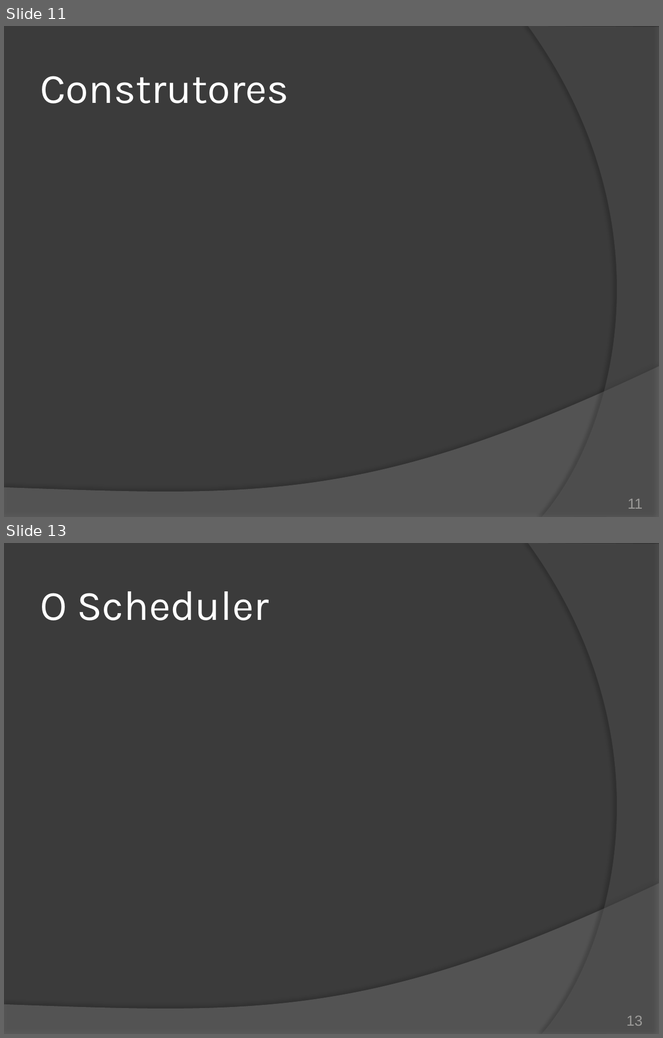
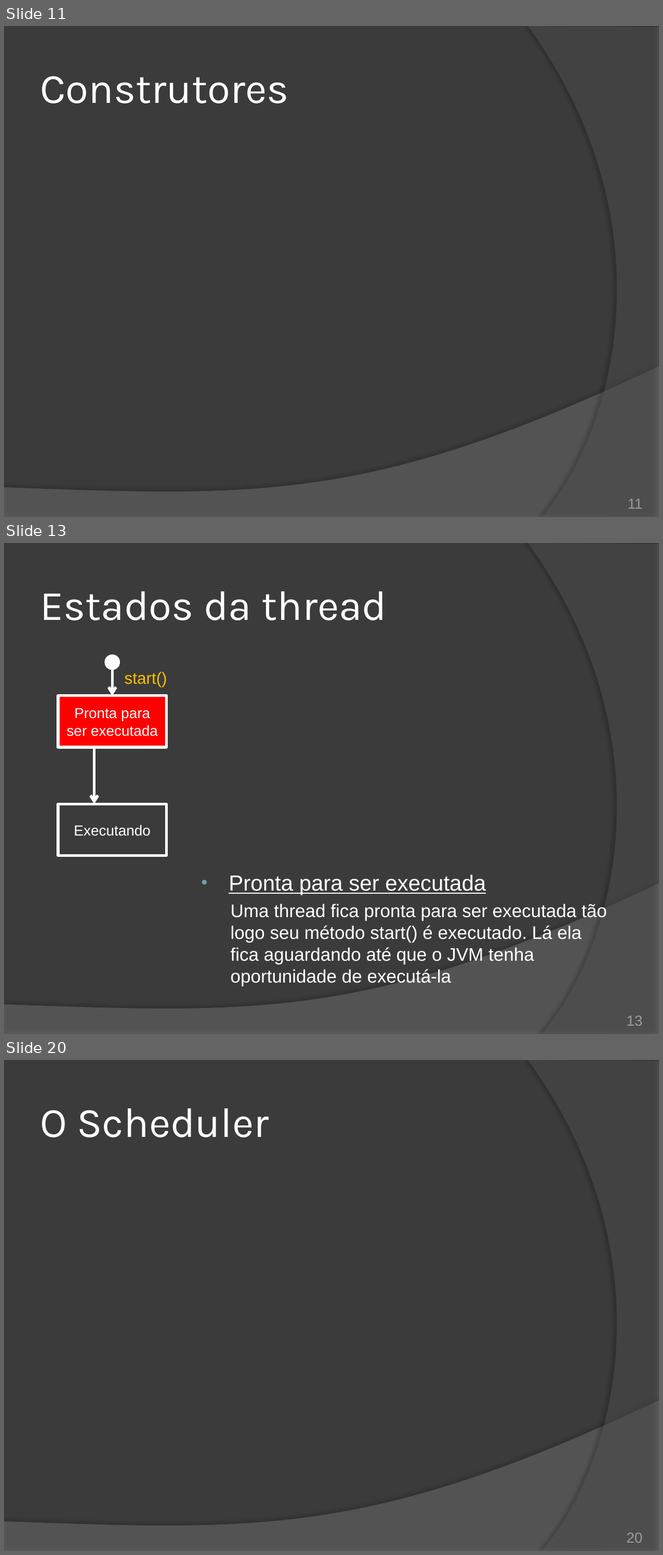
Before and after one commit to duchesqui/slzvieira-training, a slide deck: 2-Java-Programmer-Modulo-II/14.Capitulo08.pptx. Shown one above the other, each under a label of ours: slides 11 and 13 before the commit, slides 11, 13 and 20 after it; the slides between them are not shown. The pictures are 663x1038 and 663x1555 pixels, drawn with LibreOffice and Linux fonts; fonts in the diff are those of the drawing. Boxes give left, top, right and bottom in pixels: in the first picture for what was removed or moved away, otherwise in the second. Text is boxed around its words. In the diff, an @@ line names an element or a change of style, - is before the commit and + after.

Commit message:
Capítulo 8: Estados da thread.

```diff
--- a/2-Java-Programmer-Modulo-II/14.Capitulo08.pptx
+++ b/2-Java-Programmer-Modulo-II/14.Capitulo08.pptx
@@ slide 13 added at [4, 543, 659, 1034], background #3B3B3B; not listed: 2 template elements that a slide beside it also shows @@
@@ title added at [40, 591, 387, 620], 46 pt, text #FFFFFF @@
+Estados da thread
@@ ellipse added at [105, 654, 120, 670], fill #FFFFFF @@
@@ arrow added from (112, 663) to (112, 696), #FFFFFF 3 pt @@
@@ text added at [125, 672, 167, 687], 18 pt, text #FFC000 @@
+start()
@@ rectangle added at [59, 696, 166, 747], fill #FF0000, outline #FFFFFF 3 pt, 16 pt, text #FFFFFF @@
+Pronta para
+ser executada
@@ arrow added from (94, 747) to (94, 805), #FFFFFF 3 pt @@
@@ rectangle added at [59, 805, 166, 856], outline #FFFFFF 3 pt, 16 pt, text #FFFFFF @@
+Executando
@@ text added at [229, 875, 607, 986], 20 pt, text #FFFFFF @@
+• Pronta para ser executada
+  Uma thread fica pronta para ser executada tão logo seu método start() é executado. Lá ela fica aguardando até que o JVM tenha oportunidade de executá-la
@@ page number added at [626, 1016, 643, 1026], 16 pt, text #9D9B9A @@
+13
@@ what was slide 13 is now slide 20 @@
@@ page number at [626, 1533, 643, 1543]: text changed @@
-13
+20
```
Also in this commit, not shown: 1 slide changed, 6 other slides added.
